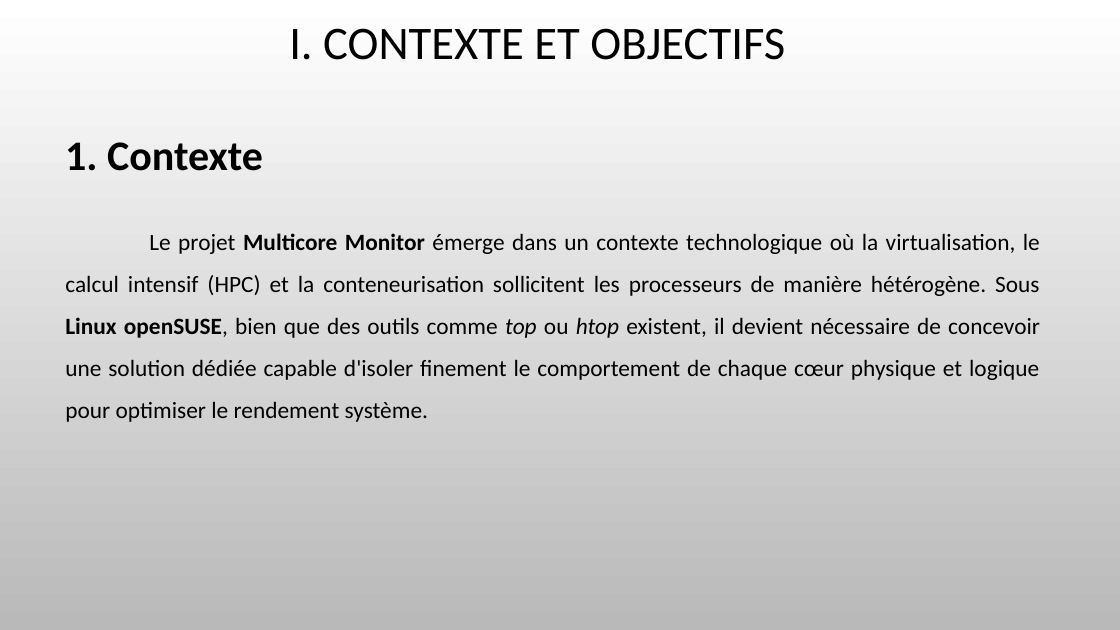
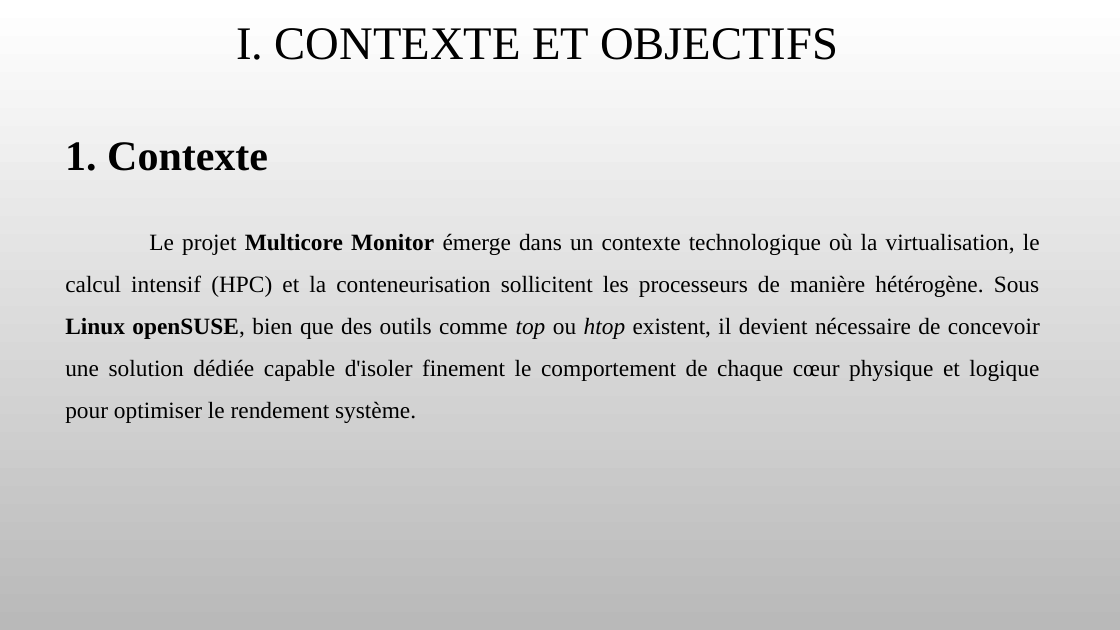
Before and after one commit to OpenSecureFoundation/Linux-Multicore-Monitor, a slide deck: slide 5 of Dossier de conception.pptx. Drawn at 1120x630 pixels with LibreOffice and Linux fonts; fonts in the diff are those of the drawing; background and template pictures are left out. Boxes give left, top, right and bottom in pixels: in the first picture for what was removed or moved away, otherwise in the second. Text is boxed around its words. In the diff, an @@ line names an element or a change of style, - is before the commit and + after.

```diff
--- a/Dossier de conception.pptx
+++ b/Dossier de conception.pptx
@@ font Calibri to Times New Roman in 3 elements at <box>236,28,838,60</box>, <box>65,233,1040,423</box>, <box>65,142,268,171</box> @@
```
Also in this commit, not shown: 1 other slide changed, 2 other files.
